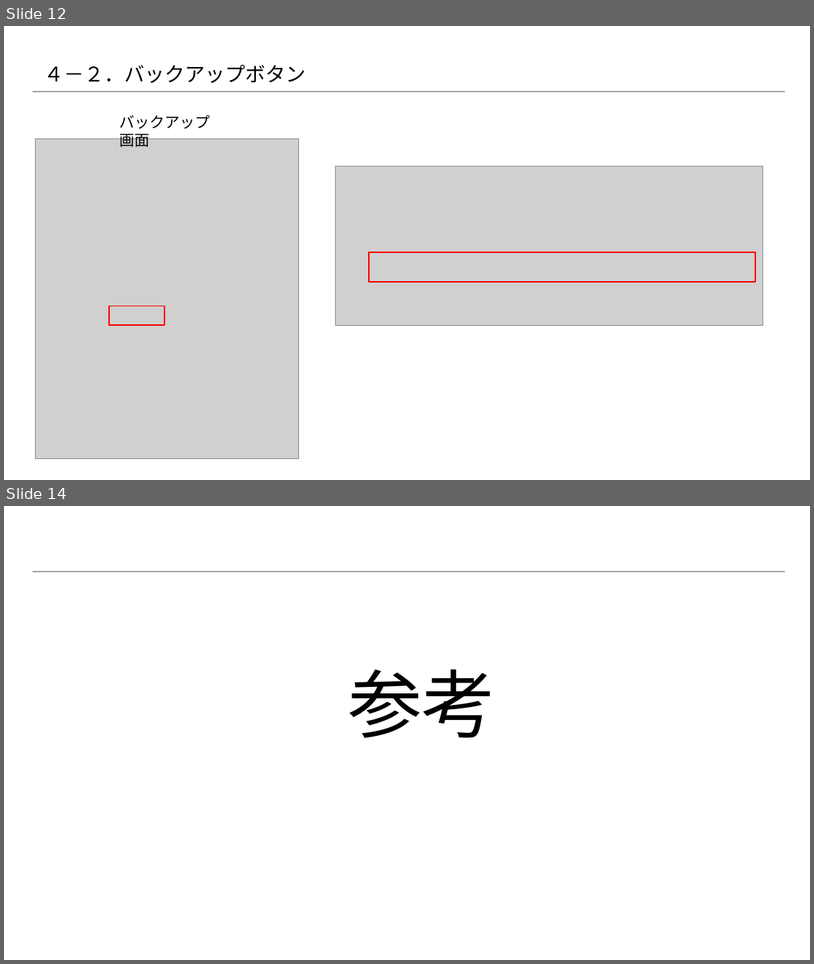
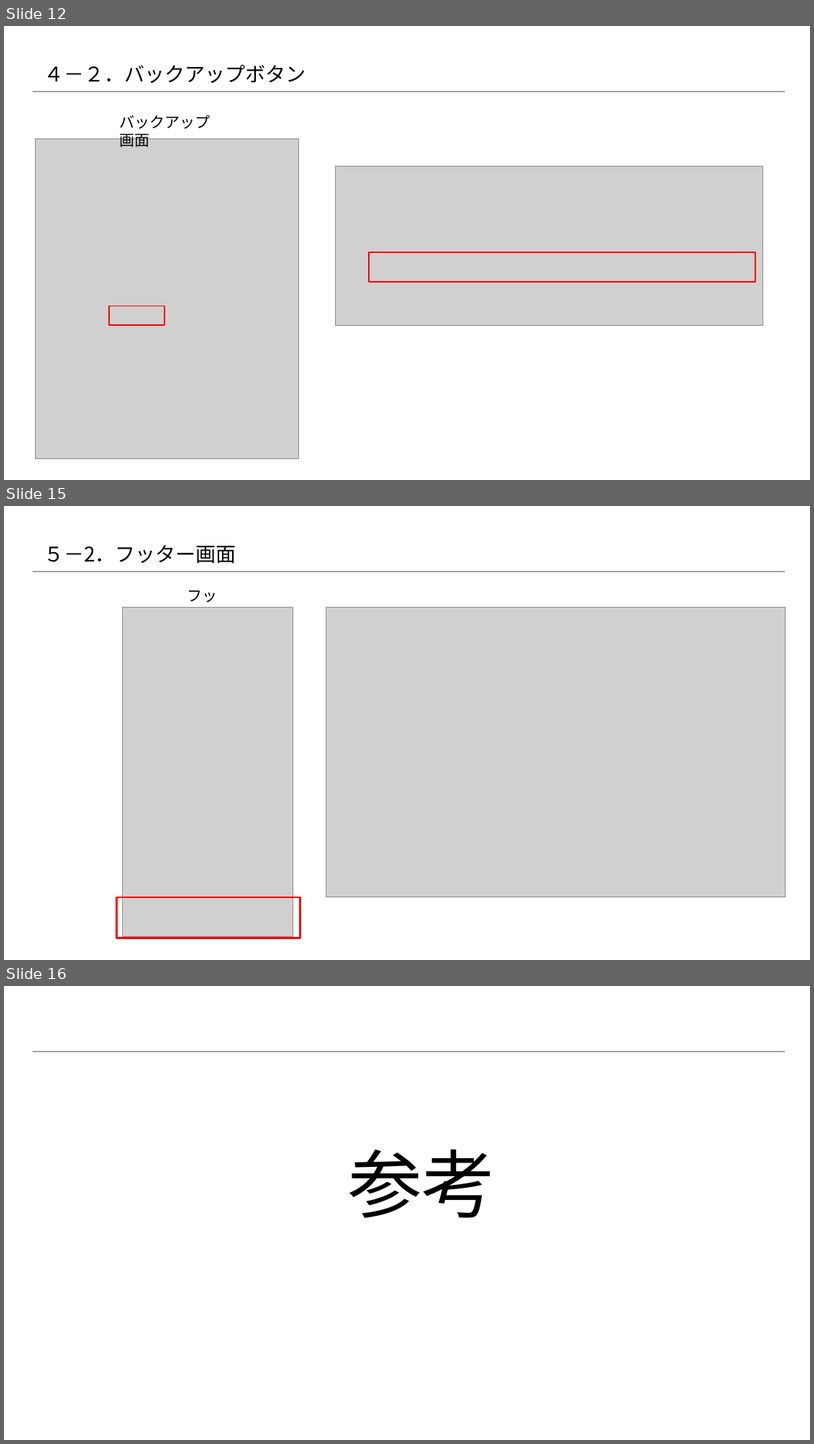
Before and after one commit to 2018SYSTEMI34/diary, a slide deck: doc/01_勉強会/01_勉強会資料/20181018_勉強会/02.資料/第2回進捗資料（一覧チーム）.pptx. Shown one above the other, each under a label of ours: slides 12 and 14 before the commit, slides 12, 15 and 16 after it; the slides between them are not shown. The pictures are 814x964 and 814x1444 pixels, drawn with LibreOffice and Linux fonts; fonts in the diff are those of the drawing; grey boxes stand for pictures; background and template pictures are left out. Boxes give left, top, right and bottom in pixels: in the first picture for what was removed or moved away, otherwise in the second. Text is boxed around its words. In the diff, an @@ line names an element or a change of style, - is before the commit and + after.

Commit message:
一覧チーム資料更新（ヘッダー・フッター画面追加）

```diff
--- a/doc/01_勉強会/01_勉強会資料/20181018_勉強会/02.資料/第2回進捗資料（一覧チーム）.pptx
+++ b/doc/01_勉強会/01_勉強会資料/20181018_勉強会/02.資料/第2回進捗資料（一覧チーム）.pptx
@@ slide 15 added at (4, 506, 810, 960), background #FFFFFF; not listed: 1 template element that a slide beside it also shows @@
@@ title added at (44, 545, 237, 564), 24 pt, text #000000 @@
+５－2．フッター画面
@@ text added at (187, 590, 217, 608), 18 pt, text #000000 @@
+フッター
@@ picture added at (123, 607, 293, 937) @@
@@ picture added at (327, 608, 786, 898) @@
@@ rectangle added at (116, 897, 301, 937), outline #FF0000 2 pt @@
@@ what was slide 14 is now slide 16 @@
```
Also in this commit, not shown: 1 slide changed, 1 other slide added.
